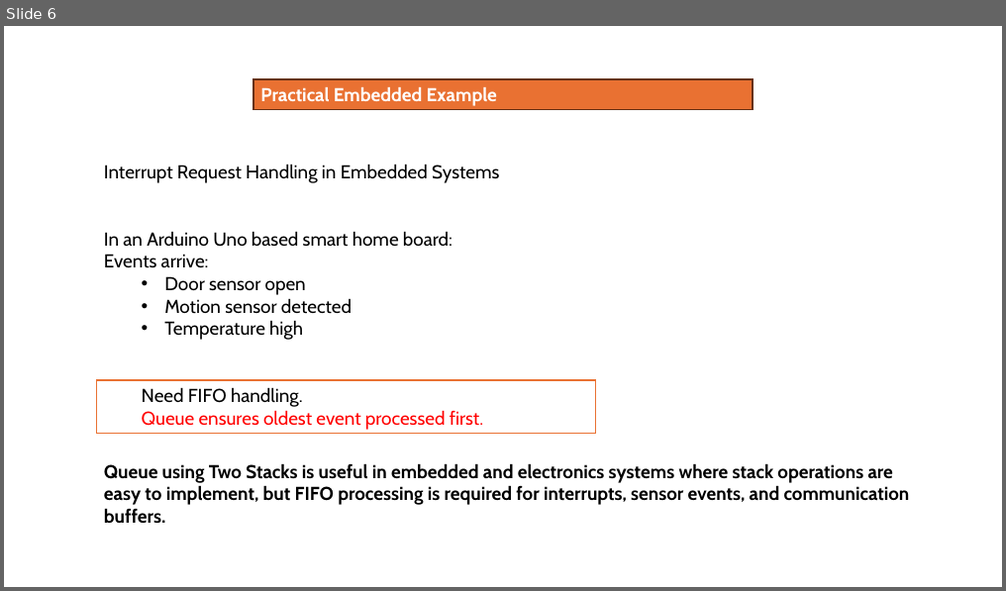
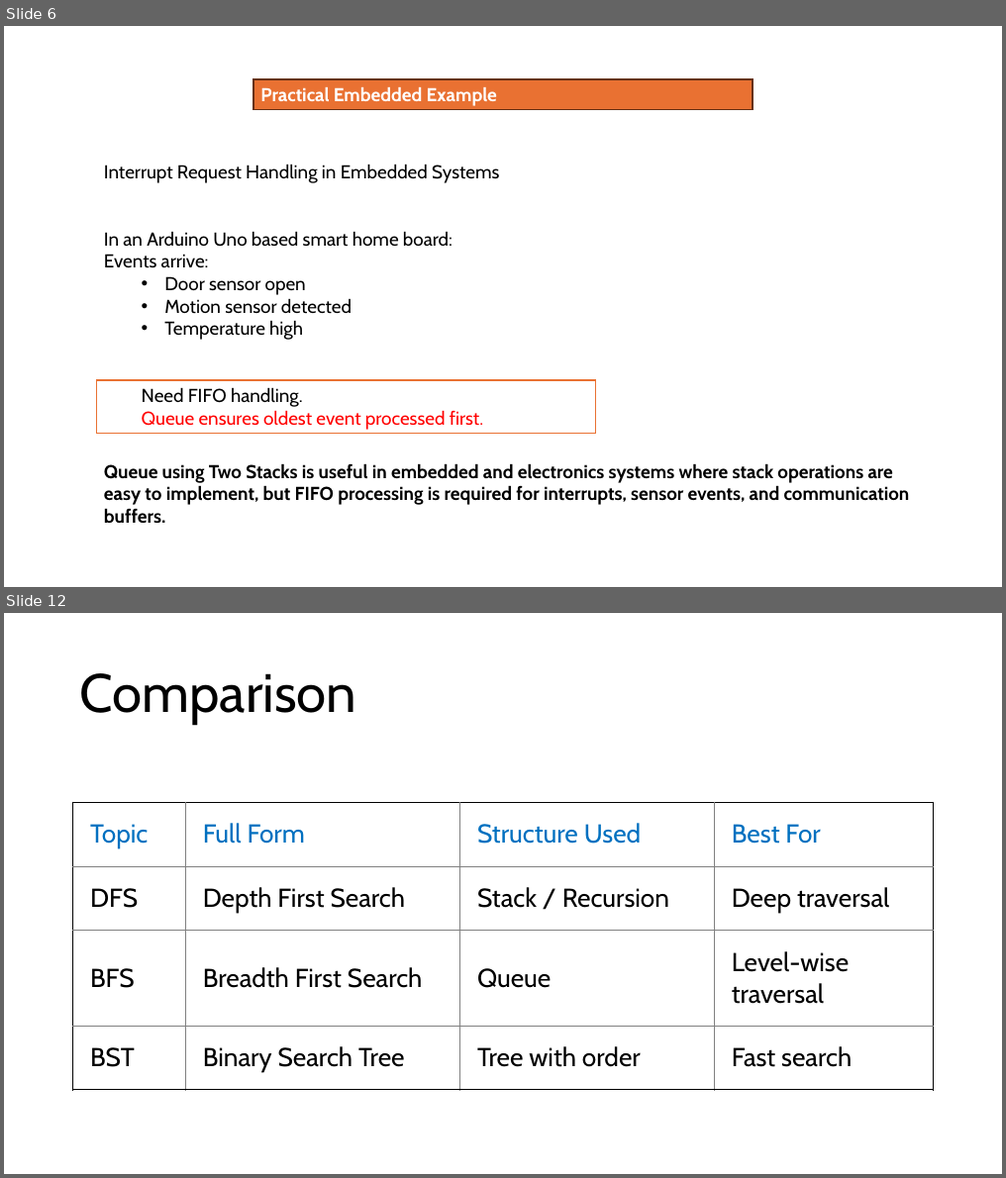
Before and after one commit to uttamds/Genesis, a slide deck: VMIT/PYTHON/Day 5 VMIT.pptx. Shown one above the other, each under a label of ours: slide 6 before the commit, slides 6 and 12 after it; the slides between them are not shown. The pictures are 1006x591 and 1006x1178 pixels, drawn with LibreOffice and Linux fonts; fonts in the diff are those of the drawing. Boxes give left, top, right and bottom in pixels: in the first picture for what was removed or moved away, otherwise in the second. Text is boxed around its words. In the diff, an @@ line names an element or a change of style, - is before the commit and + after.

```diff
--- a/VMIT/PYTHON/Day 5 VMIT.pptx
+++ b/VMIT/PYTHON/Day 5 VMIT.pptx
@@ slide 12 added at [4,613,1002,1174], background #FFFFFF @@
@@ title added at [80,673,356,724], 52 pt, text #000000 @@
+Comparison
@@ table added at [73,802,935,1090], 4 rows, 4 columns @@
+Topic | Full Form | Structure Used | Best For
+DFS | Depth First Search | Stack / Recursion | Deep traversal
+BFS | Breadth First Search | Queue | Level-wise traversal
+BST | Binary Search Tree | Tree with order | Fast search
```
Also in this commit, not shown: 16 other slides added, 1 slide removed.
